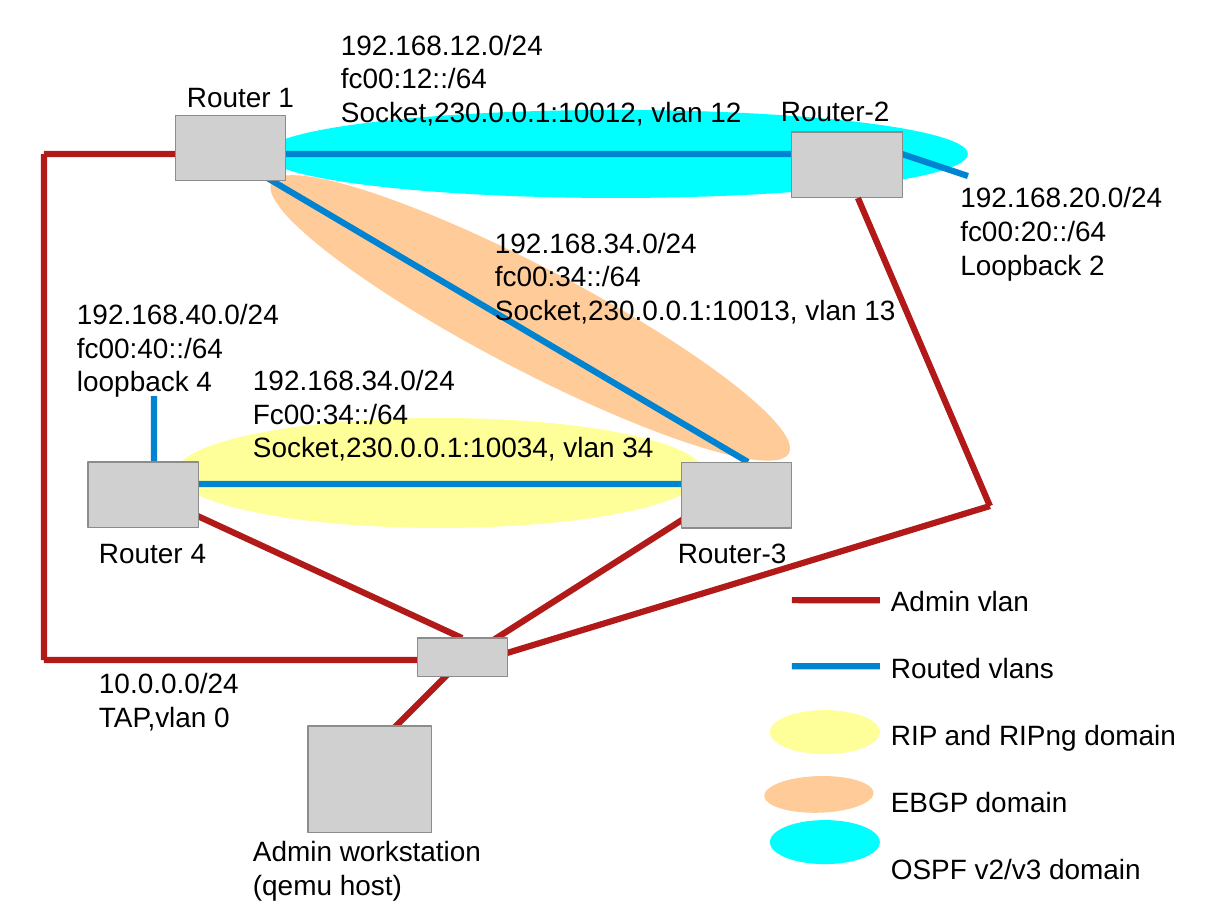
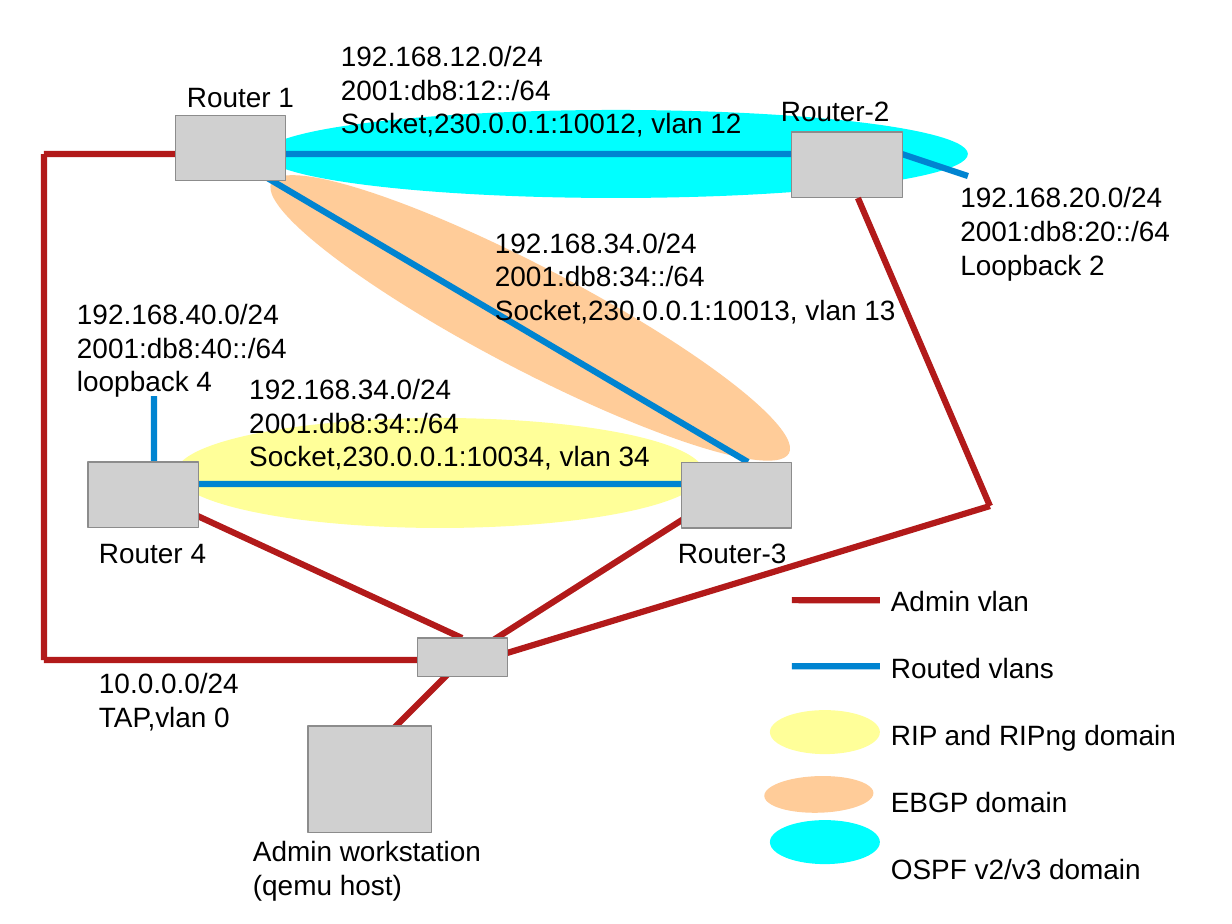
Before and after one commit to wwaites/bsdrp-old, a slide deck: slide 1 of docs/labs.examples.odp. Drawn at 1232x924 pixels with LibreOffice and Linux fonts; fonts in the diff are those of the drawing; grey boxes stand for pictures. Boxes give left, top, right and bottom in pixels: in the first picture for what was removed or moved away, otherwise in the second. Text is boxed around its words. In the diff, an @@ line names an element or a change of style, - is before the commit and + after.

```diff
--- a/docs/labs.examples.odp
+++ b/docs/labs.examples.odp
@@ text "192.168.12.0/24": place and size @@
-text "192.168.12.0/24" at [341, 34, 741, 127]
+text "192.168.12.0/24" at [341, 45, 741, 137]
@@ text at [341, 79, 551, 101]: text changed @@
-fc00:12::/64
+2001:db8:12::/64
@@ text at [960, 220, 1170, 242]: text changed @@
-fc00:20::/64
+2001:db8:20::/64
@@ text at [495, 265, 705, 292]: text changed @@
-fc00:34::/64
+2001:db8:34::/64
@@ text at [77, 337, 287, 359]: text changed @@
-fc00:40::/64
+2001:db8:40::/64
@@ text "192.168.34.0/24": place and size @@
-text "192.168.34.0/24" at [253, 369, 653, 461]
+text "192.168.34.0/24" at [249, 378, 650, 470]
@@ text at [249, 411, 459, 435]: text changed @@
-Fc00:34::/64
+2001:db8:34::/64
```
Also in this commit, not shown: 3 other slides changed, 1 slide added, 2 slides removed, 1 other file.
